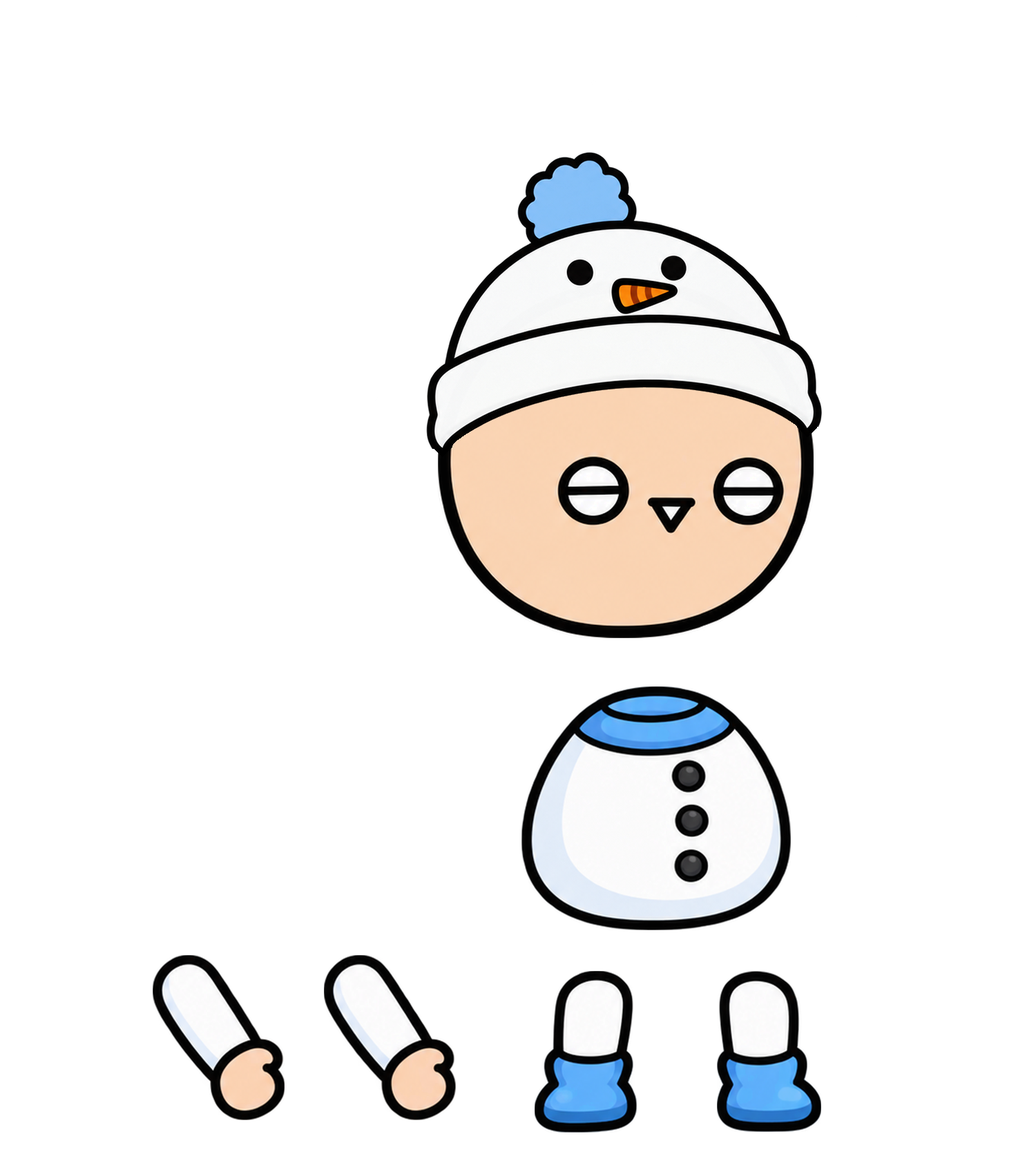
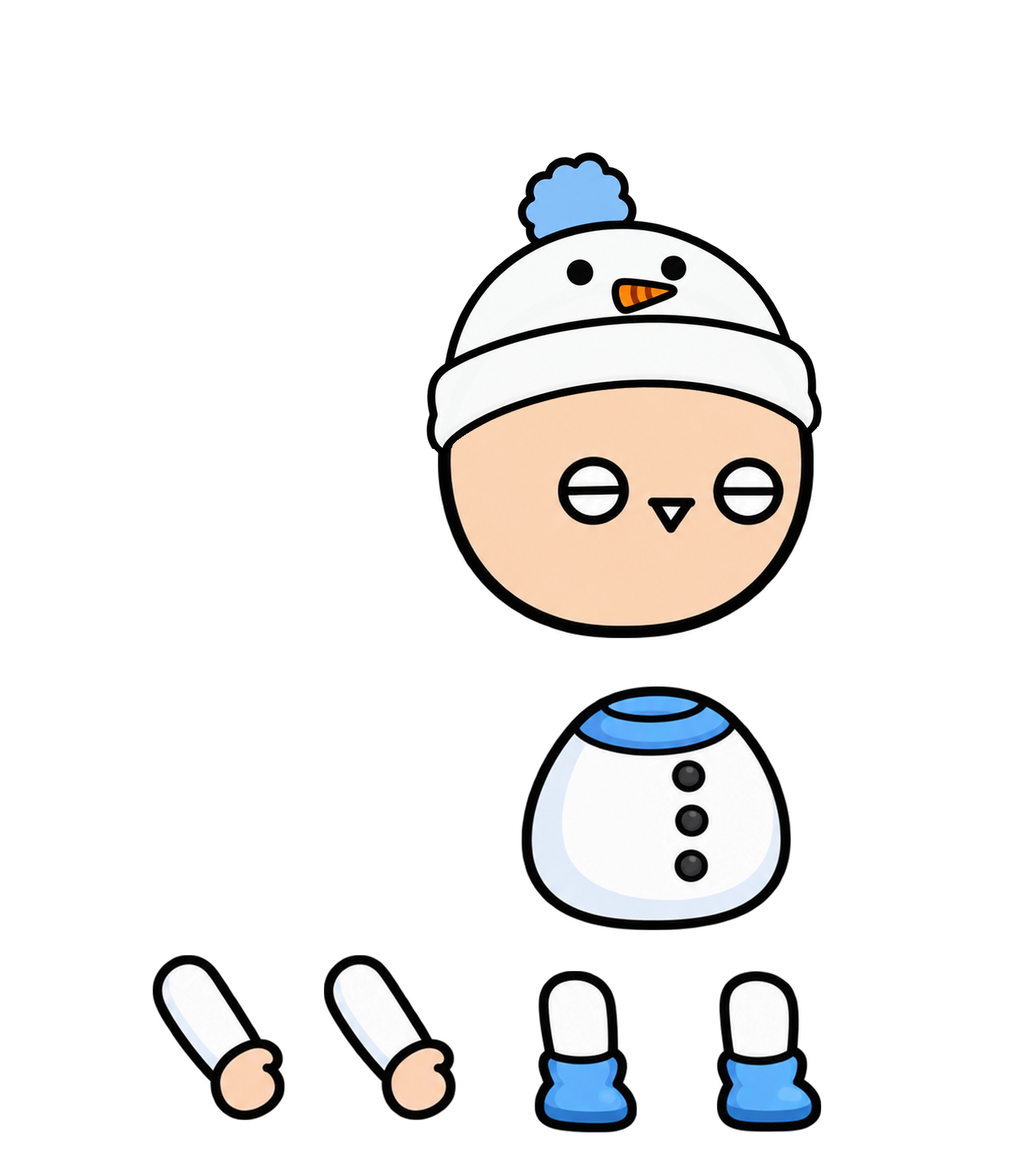
Layer changes from the first 1036 × 1174 image to the second:
painted on "다리1" over [534, 970, 637, 1133]
